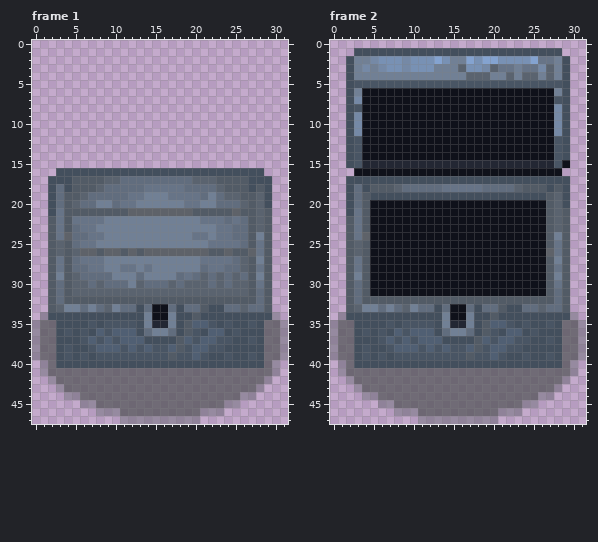
Two states of a pixel-art file, Game Arts/Asefile/Chest.ase. Above is the file before it was changed.
32x48 pixels, 2 frames. Colours within 5 levels of each other are drawn and written as one. Shown: frame 1, frame 2.
After the commit:
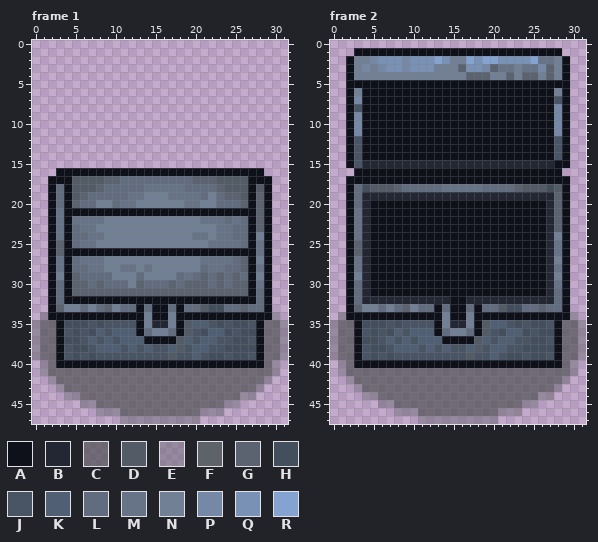
Palette (. is transparent): A #0f111a  B #232733  C #525457bb  D #525b66  E #5e626972  F #5e6269  G #5a636f  H #434f5d  J #495564  K #505f73  L #616d7e  M #677487  N #718095  P #7589a6  Q #7891b4  R #84a3d0
Change:
Frame 1, layer "Layer":
The author changed colour D to colour A in rows 19 to 20 at x 4 and 27; in row 21 at x 4 to 11, 20 to 24, 26 to 27 and 29; in rows 22 to 23 at x 2, 4, 27 and 29; in row 24 at x 2, 27 and 29; in row 25 at x 2, 4, 27 and 29; in row 26 at x 2, 4, 8, 11, 13, 22 to 23, 25 to 26 and 29.
The author changed colour D to colour A in rows 27 to 31 at x 2, 4, 27 and 29; in row 32 at x 2, 4 to 27 and 29; in row 33 at x 2 and 29; in row 34 at x 20.
The author changed colour F to colour A in row 21 at x 12 to 19 and 25; in row 24 at x 4; in row 26 at x 6 to 7, 9 to 10, 12, 14 to 21, 24 and 27.
The author changed colour G to colour A in row 26 at x 5.
The author changed colour H to colour A in row 16 at x 3 to 28; in row 17 at x 2 to 4 and 27 to 29; in row 18 at x 2, 4, 27 and 29; in rows 19 to 20 at x 2 and 29; in row 21 at x 2; in row 33 at x 13 and 18.
The author changed colour H to colour A in row 34 at x 2 to 13, 18 to 19 and 21 to 29; in rows 35 to 36 at x 3, 13, 18 and 28; in row 37 at x 3, 14 to 17 and 28; in rows 38 to 39 at x 3 and 28; in row 40 at x 3 to 28.
Frame 2, layer "Layer":
The author changed colour D to colour A in row 21 at x 29; in rows 22 to 31 at x 2 and 29; in row 32 at x 2, 15 to 16 and 29; in row 33 at x 2 and 29; in row 34 at x 20.
The author changed colour H to colour A in row 1 at x 3 to 28; in rows 2 to 14 at x 2 and 29; in row 15 at x 2; in row 17 at x 2 to 29; in rows 18 to 20 at x 2 and 29; in row 21 at x 2.
The author changed colour H to colour A in row 33 at x 13 and 18; in row 34 at x 2 to 13, 18 to 19 and 21 to 29; in rows 35 to 36 at x 3, 13, 18 and 28; in row 37 at x 3, 14 to 17 and 28; in rows 38 to 39 at x 3 and 28; in row 40 at x 3 to 28.
The author changed colour J to colour A in row 5 at x 3 to 28; in row 15 at x 28.
The author changed colour D to colour B in rows 19 to 23 at x 4 and 27; in row 24 at x 27; in row 25 at x 4 and 27; in row 26 at x 4; in rows 27 to 31 at x 4 and 27; in row 32 at x 4 to 14 and 17 to 27.
The author changed colour F to colour B in row 24 at x 4; in row 26 at x 27.
The author changed colour H to colour B in row 19 at x 5 to 26.
